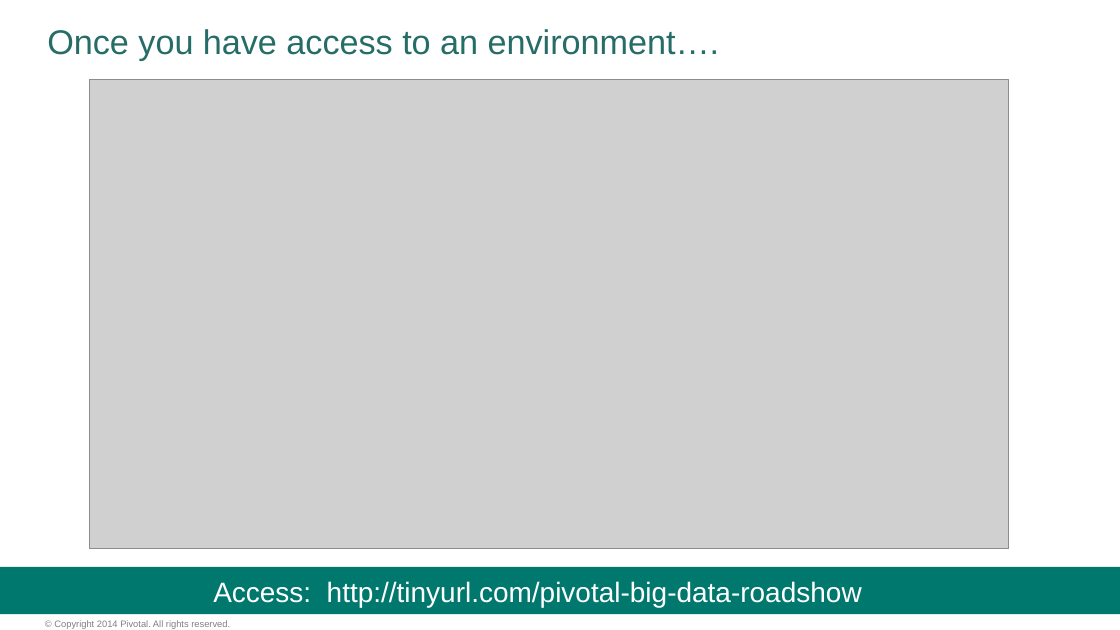
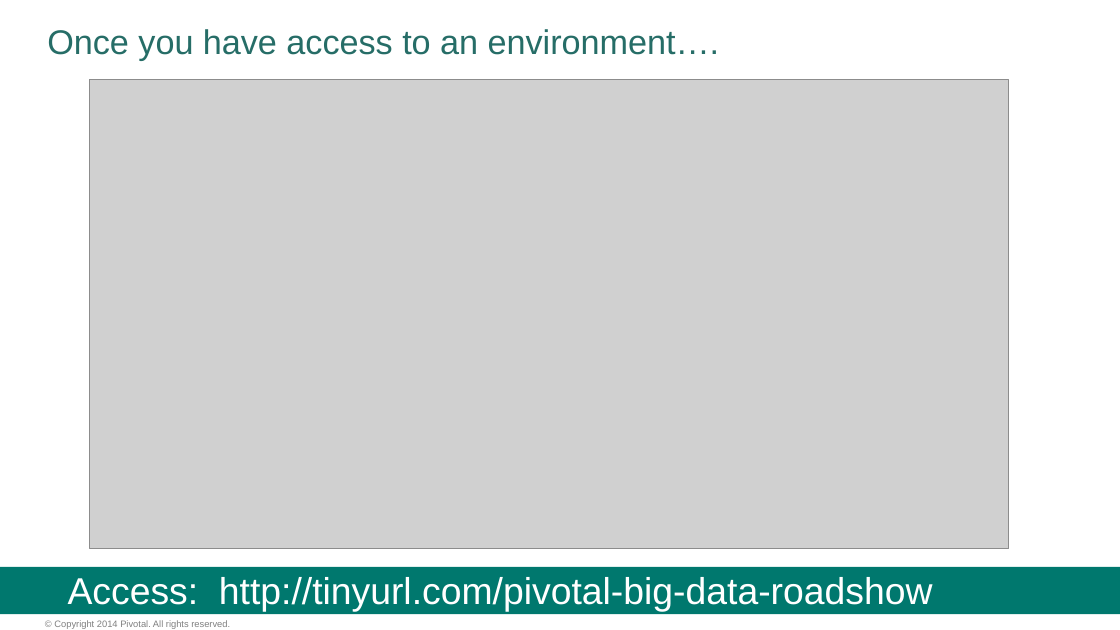
Before and after one commit to vmware-archive/BigDataRoadshow-labs, a slide deck: slide 7 of labs/preparing_labs.pptx. Drawn at 1120x630 pixels with LibreOffice and Linux fonts; fonts in the diff are those of the drawing; grey boxes stand for pictures; background and template pictures are left out. Boxes give left, top, right and bottom in pixels: in the first picture for what was removed or moved away, otherwise in the second. Text is boxed around its words. In the diff, an @@ line names an element or a change of style, - is before the commit and + after.

```diff
--- a/labs/preparing_labs.pptx
+++ b/labs/preparing_labs.pptx
@@ text "Access: http://tinyurl.com/pivotal-big-data-roadshow": place and size @@
-text "Access: http://tinyurl.com/pivotal-big-data-roadshow" at [213,581,862,607]
+text "Access: http://tinyurl.com/pivotal-big-data-roadshow" at [68,577,933,612]
@@ text "Access: http://tinyurl.com/pivotal-big-data-roadshow" at [68,577,933,612]: size 18 to 24 pt @@
```
Also in this commit, not shown: 1 other slide changed, 23 other files.
